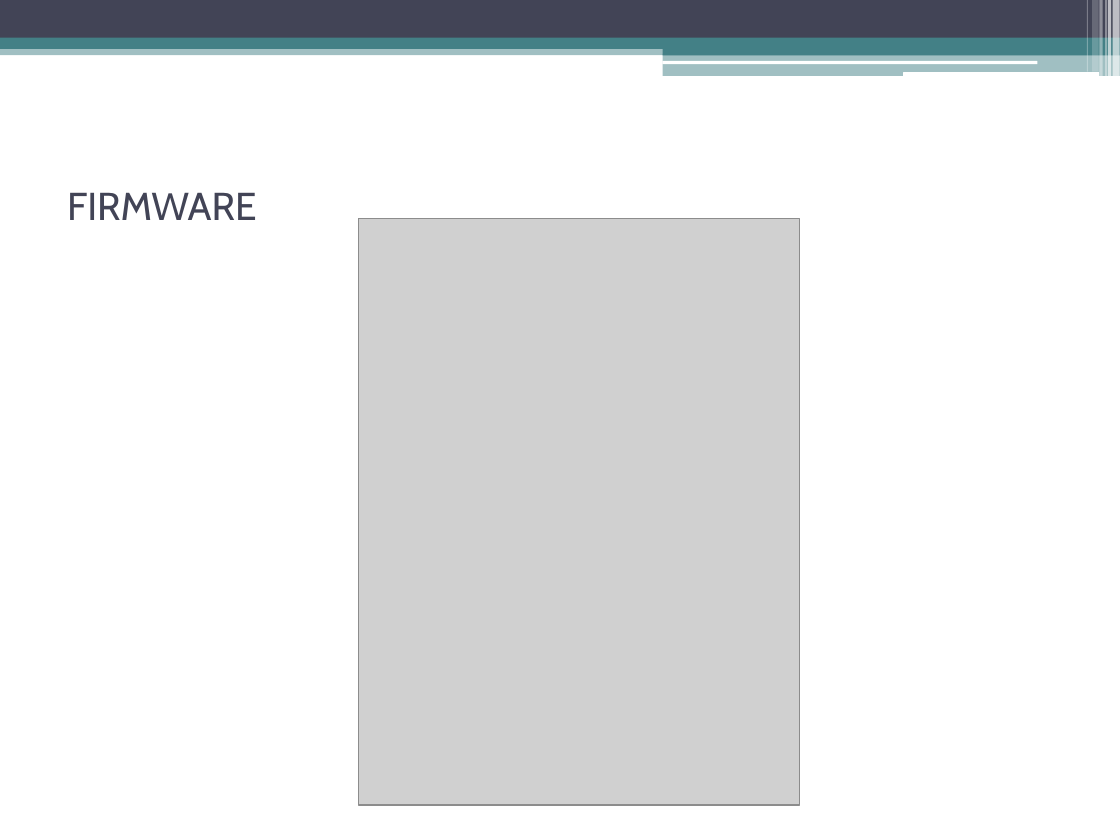
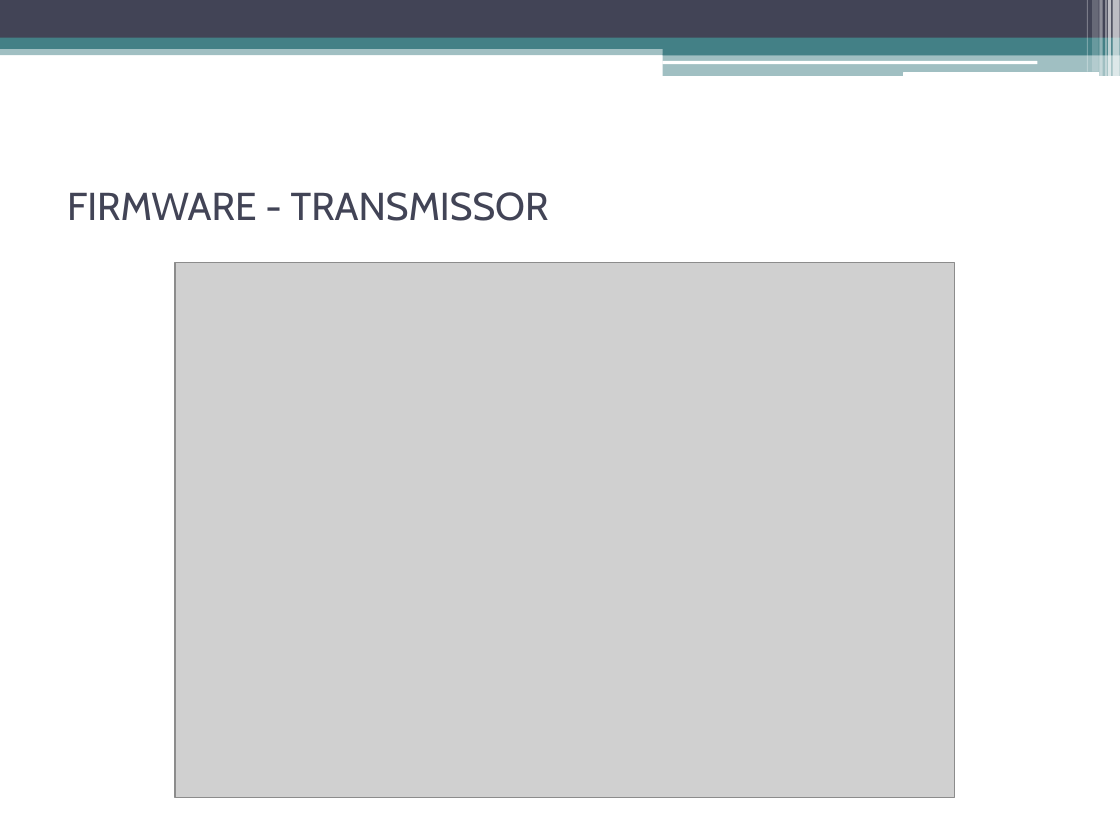
Before and after one commit to gnoahn/msp430-remote-control-car, a slide deck: slide 7 of documentos/apresentação.pptx. Drawn at 1120x840 pixels with LibreOffice and Linux fonts; fonts in the diff are those of the drawing; grey boxes stand for pictures. Boxes give left, top, right and bottom in pixels: in the first picture for what was removed or moved away, otherwise in the second. Text is boxed around its words. In the diff, an @@ line names an element or a change of style, - is before the commit and + after.

Commit message:
Inseridos na apresentação.pptx os códigos do transmissor e do receptor.

```diff
--- a/documentos/apresentação.pptx
+++ b/documentos/apresentação.pptx
@@ title at box(67, 192, 549, 221): text changed @@
-FIRMWARE
+FIRMWARE - TRANSMISSOR
@@ picture: place and size @@
-picture at box(358, 218, 800, 804)
+picture at box(175, 262, 954, 797)
```
Also in this commit, not shown: 3 other slides changed, 4 slides added.
